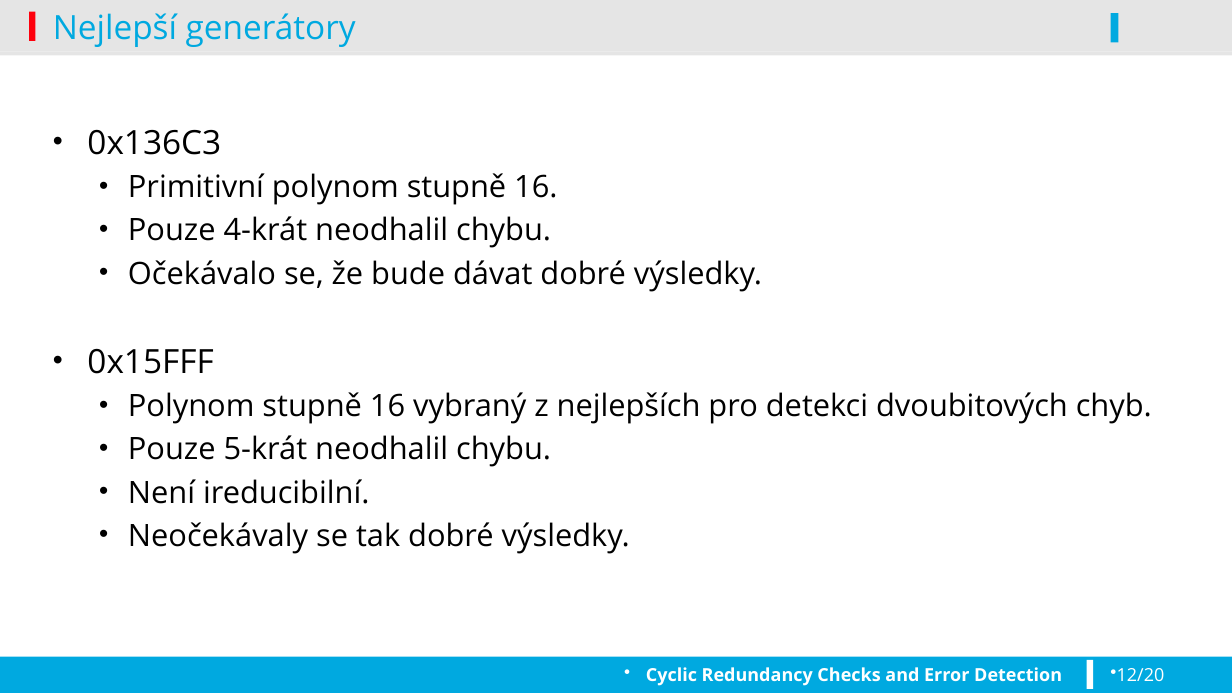
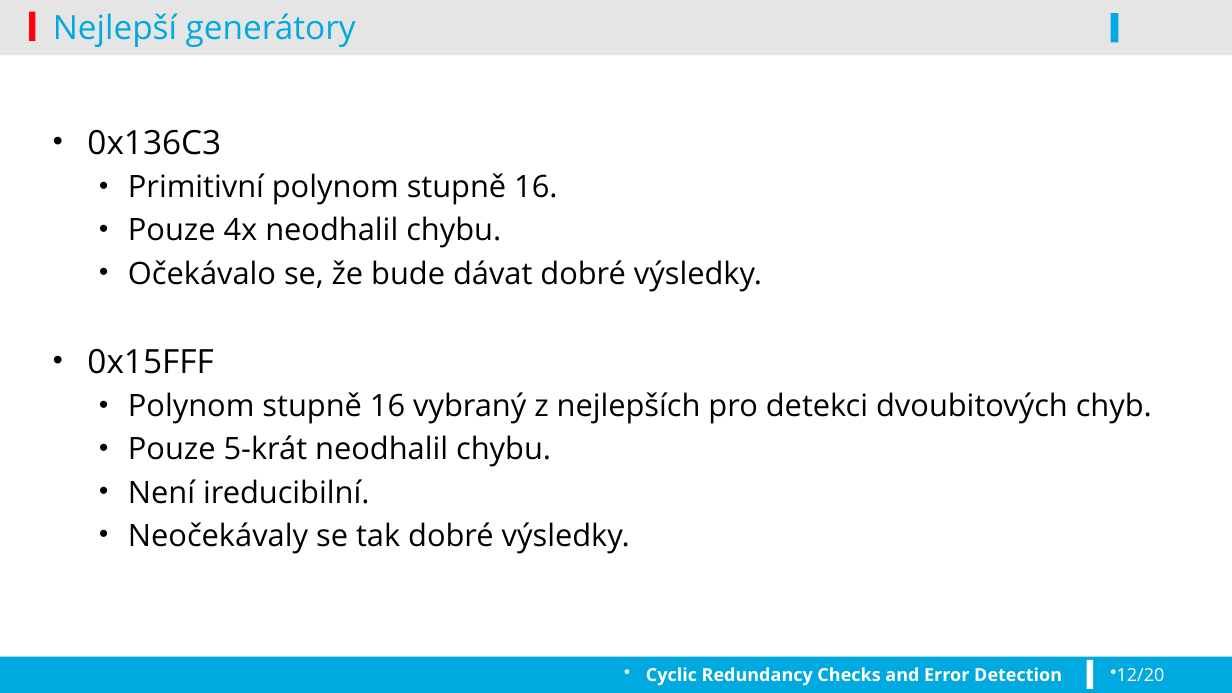
Before and after one commit to koniksedy/VUT-FIT, a slide deck: slide 12 of SPP-prezentace.pptx. Drawn at 1232x693 pixels with LibreOffice and Linux fonts; fonts in the diff are those of the drawing; background and template pictures are left out. Boxes give left, top, right and bottom in pixels: in the first picture for what was removed or moved away, otherwise in the second. Text is boxed around its words. In the diff, an @@ line names an element or a change of style, - is before the commit and + after.

```diff
--- a/SPP-prezentace.pptx
+++ b/SPP-prezentace.pptx
@@ text at box(128, 216, 501, 248): text changed @@
-  • Pouze 4-krát neodhalil chybu.
+  • Pouze 4x neodhalil chybu.
```
Also in this commit, not shown: 4 other slides changed, 1 other file.
